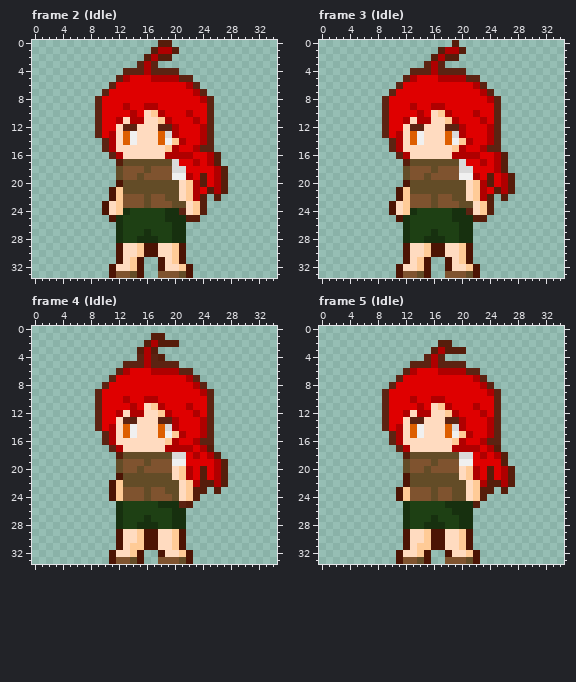
Two versions of one pixel-art file, Sprites/MC/MC.aseprite. The first picture shows the starting point.
64x34 pixels, 32 frames. Shown: frame 2 (Idle): x 0..34, y 0..33; frame 3 (Idle): x 0..34, y 0..33; frame 4 (Idle): x 0..34, y 0..33; frame 5 (Idle): x 0..34, y 0..33. The commit also changed other frames, which this record leaves out.
New version:
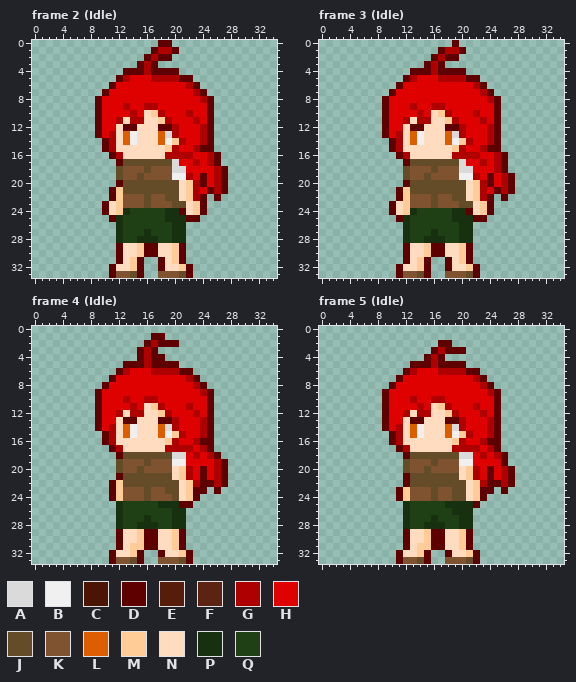
Palette (. is transparent): A #dadada  B #f0f0f0  C #4c1404  D #5f0000  E #561d0b  F #5c2312  G #af0000  H #df0000  J #634c27  K #7f532f  L #dd5e00  M #ffcb97  N #ffdbc0  P #17300f  Q #1e4014
Change:
Changed rows in their new state; - is an unchanged pixel.
Frame 2 (Idle), layer "oldbody":
first column x 9:
 0 ---------DD--------
 1 --------D--D-------
 2 -------D-DD--------
 3 ------D-D----------
 4 ----DDD-DDDD-------
 5 ---D--------DD-----
 6 --D-----------D----
 7 -D-------------D---
 8 D---------------D--
 9 D---------------D--
10 D---------------D--
11 D---------------D--
12 D---DD---DD-----D--
13 D---------------D--
14 -D--------------D--
15 -D-------------DD--
16 --D--------------D-
17 ---D-------------D-
18 ------------------D
19 ---------------D--D
20 ---D-----------D--D
21 --D-------------D-D
22 --D------------D-D-
23 -D-------------D---
24 -D----------D--D---
25 --D----------DD----
first column x 11:
29 -D---DD---D-
30 -D---DD---D-
31 -D--D--D--D-
32 D---D--D---D
33 D---D------D
Frame 3 (Idle), layer "oldbody":
first column x 9:
 0 ----------D--------
 1 --------D--D-------
 2 -------D-DD--------
 3 ------D-D----------
 4 ----DDD-DDDD-------
 5 ---D--------DD-----
 6 --D-----------D----
 7 -D-------------D---
 8 D---------------D--
 9 D---------------D--
10 D---------------D--
11 D---------------D--
12 D---DD---DD-----D--
13 D---------------D--
14 -D--------------D--
15 -D-------------DD--
16 --D--------------D-
17 ---D-------------D-
18 -----------------D-
19 ---------------D--D
20 ---D-----------D--D
21 --D-------------D-D
22 --D------------D-D-
23 -D-------------D---
24 -D----------D--D---
25 --D----------DD----
first column x 11:
29 -D---DD---D-
30 -D---DD---D-
31 -D--D--D--D-
32 D---D--D---D
33 D---D------D
Frame 4 (Idle), layer "oldbody":
first column x 9:
 1 --------DD---------
 2 -------D-DDD-------
 3 ------D-D----------
 4 ------D-DD---------
 5 ----DDD-DDDD-------
 6 ---D--------DD-----
 7 --D-----------D----
 8 -D-------------D---
 9 D---------------D--
10 D---------------D--
11 D---------------D--
12 D---------------D--
13 D---DD---DD-----D--
14 D---------------D--
15 -D--------------D--
16 -D-------------DD--
17 --D-------------D--
18 ---D-------------D-
19 ------------------D
20 ---------------D--D
21 ---D-----------D--D
22 --D------------DD-D
23 --D-----------DD-D-
24 --D-----------D----
25 ------------DD-----
first column x 11:
29 -D---DD---D-
30 -D---DD---D-
31 -D---DD---D-
32 D---D--D---D
33 D---D------D
Frame 5 (Idle), layer "oldbody":
first column x 9:
 2 --------DD---------
 3 -------D-DDD-------
 4 ------D-D----------
 5 ----DDD-DDDD-------
 6 ---D--------DD-----
 7 --D-----------D----
 8 -D-------------D---
 9 D---------------D--
10 D---------------D--
11 D---------------D--
12 D---------------D--
13 D---DD---DD-----D--
14 D---------------D--
15 -D--------------D--
16 -D-------------DD--
17 --D-------------D--
18 ---D-------------D-
19 -----------------D-
20 ---------------D--D
21 ---D-----------D--D
22 ---D-----------DD-D
23 --D-----------DD-D-
24 --D-----------D----
25 -------------D-----
first column x 11:
29 -D---DD---D-
30 -D---DD---D-
31 -D---DD---D-
32 D---D--D---D
33 D---D------D
